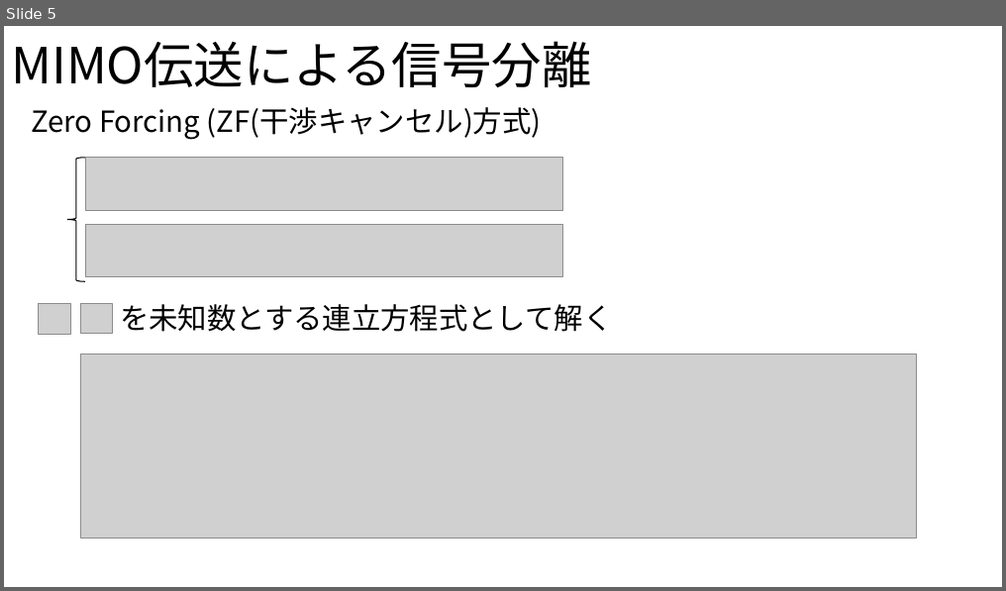
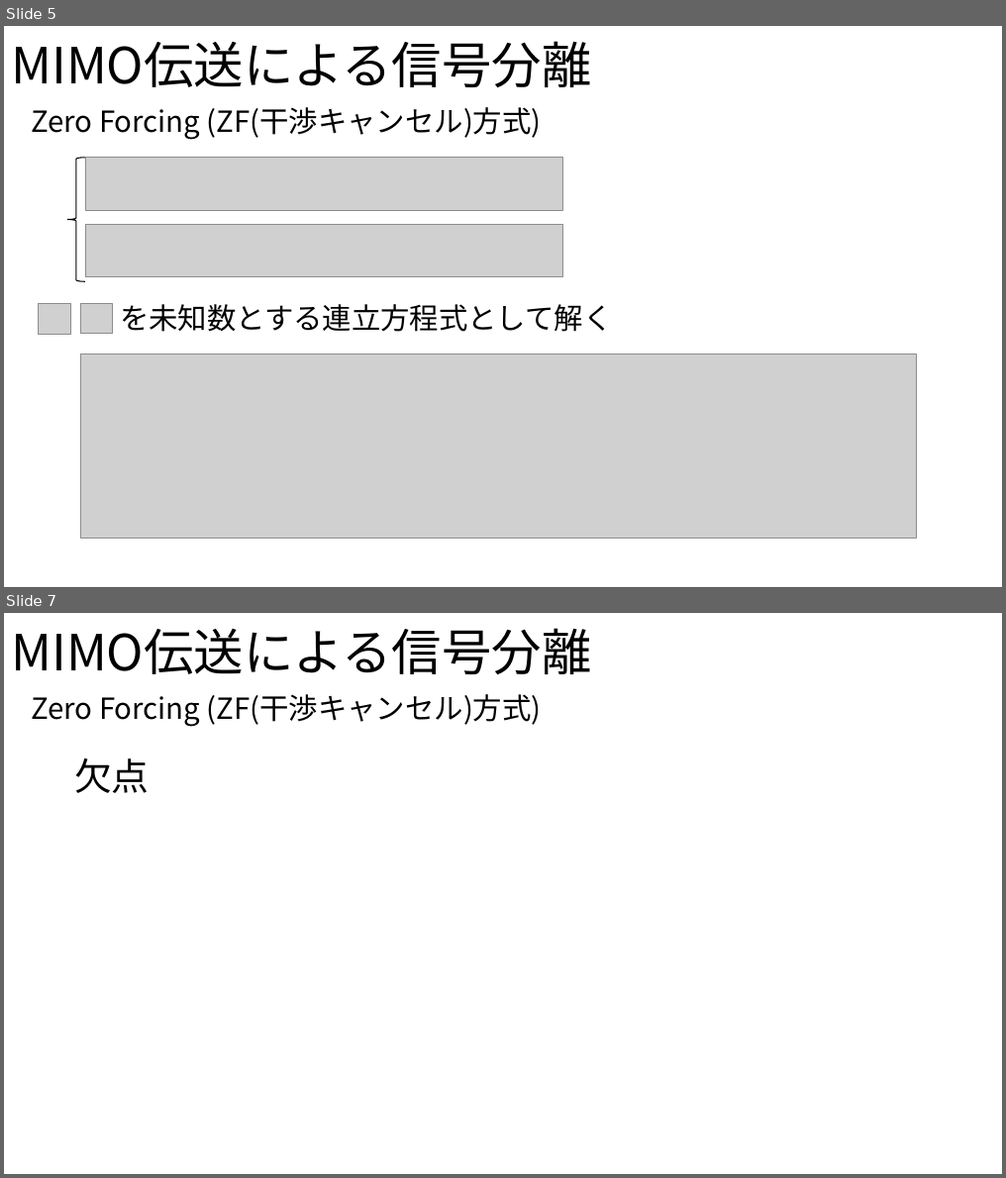
Before and after one commit to ryoww/seminar, a slide deck: MIMO/MIMO.pptx. Shown one above the other, each under a label of ours: slide 5 before the commit, slides 5 and 7 after it; the slides between them are not shown. The pictures are 1006x591 and 1006x1178 pixels, drawn with LibreOffice and Linux fonts; fonts in the diff are those of the drawing; grey boxes stand for pictures. Boxes give left, top, right and bottom in pixels: in the first picture for what was removed or moved away, otherwise in the second. Text is boxed around its words. In the diff, an @@ line names an element or a change of style, - is before the commit and + after.

```diff
--- a/MIMO/MIMO.pptx
+++ b/MIMO/MIMO.pptx
@@ slide 7 added at <box>4,613,1002,1174</box>, background #FFFFFF @@
@@ text added at <box>11,628,591,674</box>, 48 pt, text #000000 @@
+MIMO伝送による信号分離
@@ text added at <box>31,694,542,727</box>, 28 pt, text #000000 @@
+Zero Forcing (ZF(干渉キャンセル)方式)
@@ text added at <box>74,759,150,793</box>, 36 pt, text #000000 @@
+欠点
```
Also in this commit, not shown: 1 slide changed.
